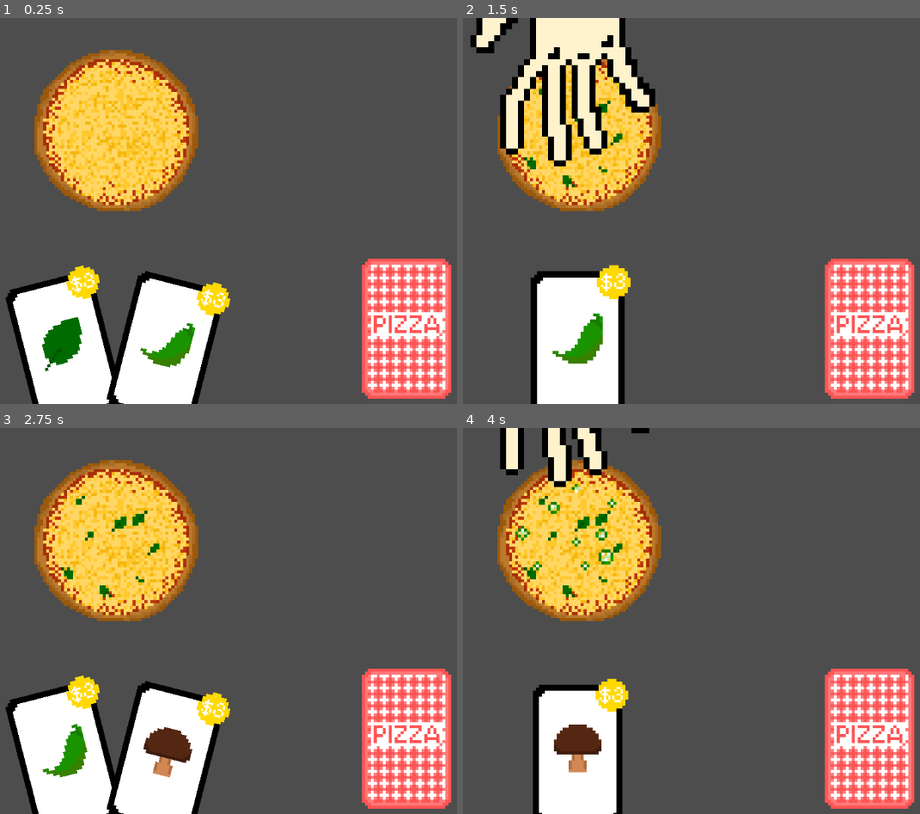
Above: before the commit, frames 1-4 (two rows, left to right).
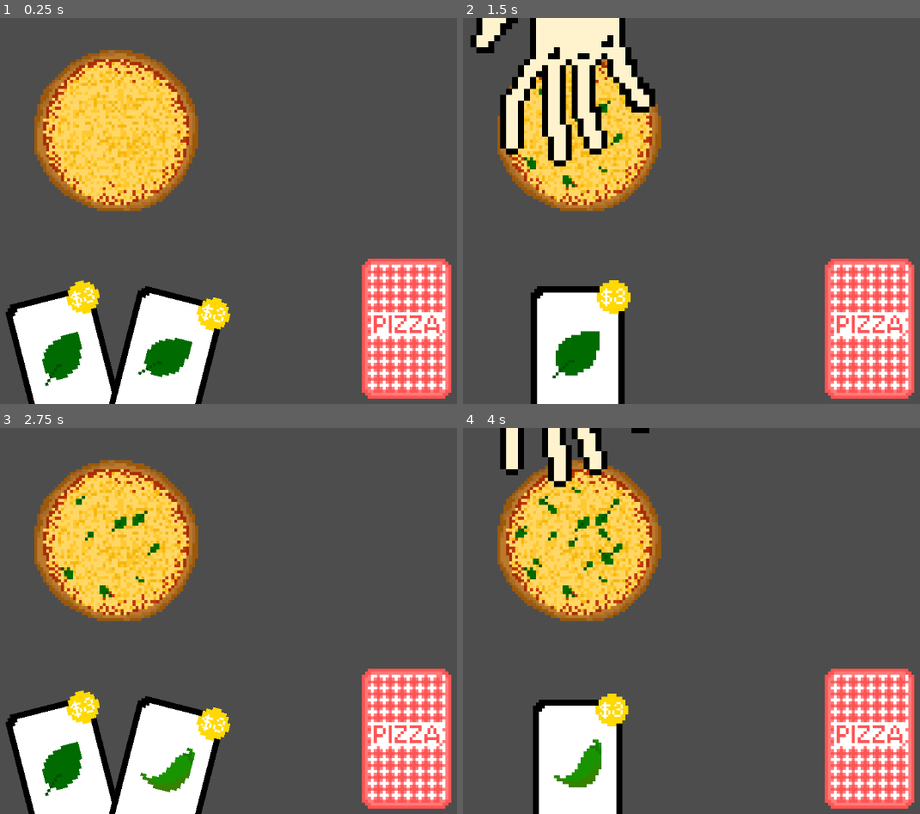
Above: after the commit, the same moments.

Repository: bstrong5923/Pizzatro
Game: Godot game, scene res://Scenes/Game.tscn
The game is run twice, just before and just after one commit, with the same random seed, the same clock (stepped at 60 frames per second) and the same inputs.
Inputs (mouse positions are in pixels of both pictures, inside the frame that each line leads up to):
- Up to frame 1 (0.25 s): no input
- Up to frame 2 (1.5 s): tap Enter at 0.5 s; move the mouse to (526, 346) at 0.52 s; click (526, 346) at 0.67 s; move the mouse to (577, 342) at 1.27 s; click (577, 342) at 1.42 s
- Up to frame 3 (2.75 s): move the mouse to (406, 736) at 2.02 s; click (406, 736) at 2.17 s
- Up to frame 4 (4 s): tap Space at 2.75 s; move the mouse to (545, 698) at 2.77 s; click (545, 698) at 2.92 s; move the mouse to (782, 678) at 3.52 s; click (782, 678) at 3.67 s

The runs differ from the first frame. In frame 1, 6.0% of the frame differs, in the area x 1-51%, y 63-100%; in frame 2, 2.5%; in frame 3, 6.7%; in frame 4, 3.2%.

Commit message:
y values of the cards look good

Diff:
--- a/Scenes/card.gd
+++ b/Scenes/card.gd
@@ -37,9 +37,6 @@
 func _on_area_2d_mouse_entered() -> void:
 	change_scale(1.05)
 
-
-
-
 func _on_area_2d_mouse_exited() -> void:
 		change_scale(1)
 
--- a/Scenes/card_function.gd
+++ b/Scenes/card_function.gd
@@ -4,7 +4,7 @@
 var card = preload("res://Scenes/card.tscn")
 ## add functions for different cards
 # i value legend:
-# 0 = pep
+# 0 = pepperoni
 # 1 = pineapple
 # 2 = mushroom
 # 3 = tomato
--- a/Scenes/deck.gd
+++ b/Scenes/deck.gd
@@ -9,6 +9,7 @@
 var card_highlighted = 0
 
 func go():
+	z_index = -999
 	fill_initial_deck()
 	for x in range(0, 2):
 		add_card()
@@ -17,7 +18,7 @@
 func fill_initial_deck():
 	deck = []
 	for ingredient in range(0,6):
-		for x in range(0,4):
+		for x in range(0,2):
 			deck.push_back(ingredient)
 	deck_remaining = []
 	for x in range(0, deck.size()):
@@ -46,7 +47,6 @@
 
 func fix_hand():
 	var h = hand.size()
-	print(h)
 	var max_rotate = 0.5 - 0.5 / h
 	for x in range(0, h):
 		@warning_ignore("integer_division")
@@ -55,8 +55,11 @@
 			hand[x].z_index = x
 		else:
 			hand[x].position.x = 6 * ((30 * clamp(1.0 - (h -1) * .05 , .3 ,1.0)) * (h / (-2.0) + 0.5 * ((h + 1) % 2) + x))
-
-		hand[x].position.y = 6 * (37 + (2 * abs(x + 0.5 - h / 2.0)))
+			hand[x].z_index = x
+		if x!= 0 and x!= h-1:
+			hand[x].position.y = 6 * (37 + (2 * abs(x + 0.5 - h / 2.0)))
+		else:
+			hand[x].position.y = (6 * (37 + (2 * abs(x + 0.5 - h / 2.0)))) + 25
 		hand[x].rotation = 2 * max_rotate * (x + 0.5 - h / 2.0) / (h - 1) if h != 1 else 0
 
 func remove_card(index):
@@ -68,3 +71,5 @@
 
 		Deck.add_card()
 		Deck.fix_hand()
+		if Deck.deck_remaining.size() <= 0:
+			visible = false
Not shown: 1 places in Scenes/Game.tscn that only renumber resources
